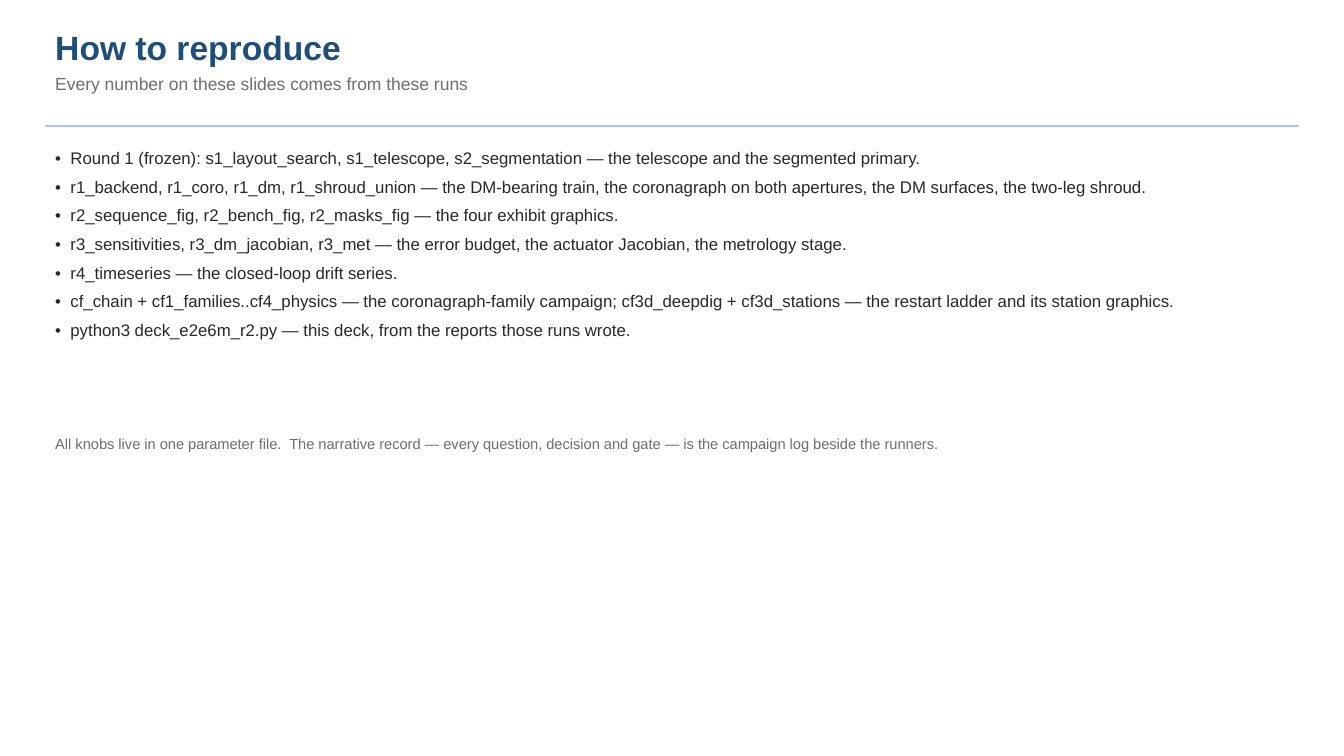
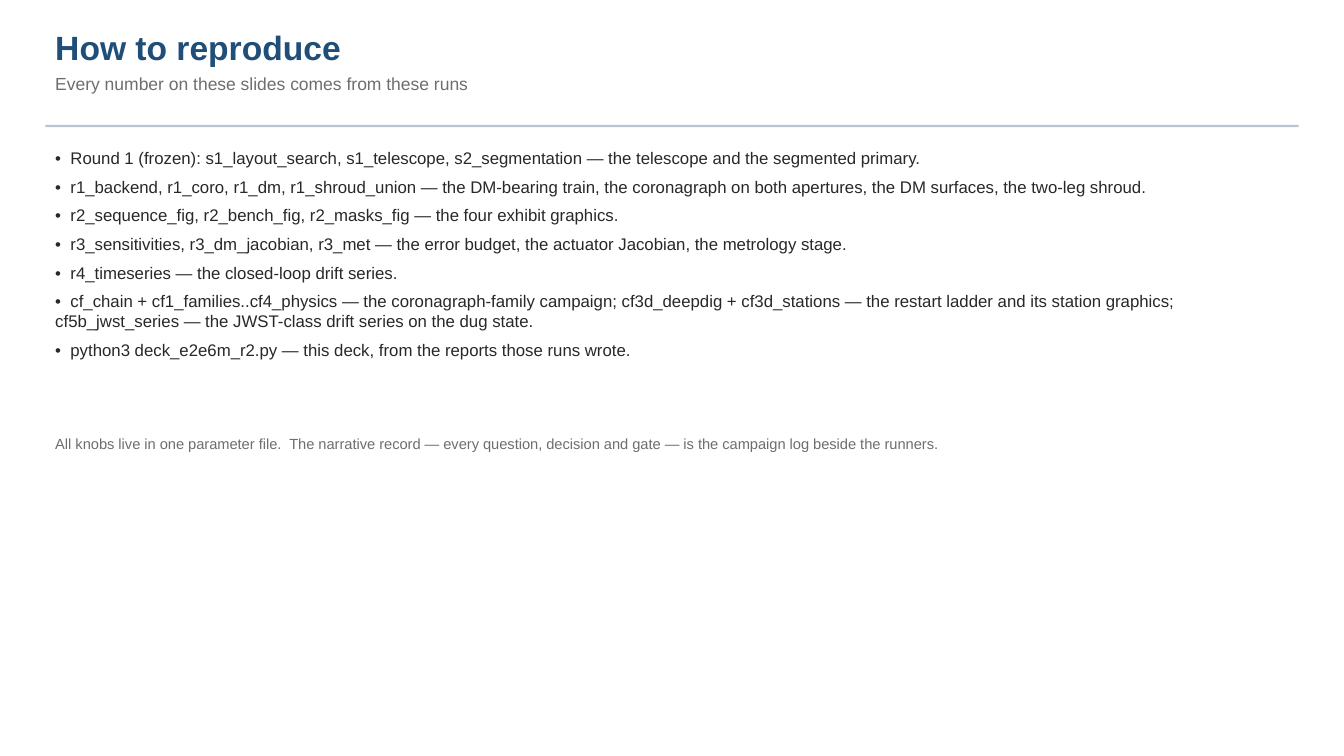
Before and after one commit to nasa-jpl/MACOS_resources, a slide deck: slide 29 of mmacos/templates/80_end_to_end/e2e6m_r2/deck_e2e6m_r2.pptx. Drawn at 1344x756 pixels with LibreOffice and Linux fonts; fonts in the diff are those of the drawing. Boxes give left, top, right and bottom in pixels: in the first picture for what was removed or moved away, otherwise in the second. Text is boxed around its words. In the diff, an @@ line names an element or a change of style, - is before the commit and + after.

```diff
--- a/mmacos/templates/80_end_to_end/e2e6m_r2/deck_e2e6m_r2.pptx
+++ b/mmacos/templates/80_end_to_end/e2e6m_r2/deck_e2e6m_r2.pptx
@@ text at [55,295,1174,331]: text changed @@
-• cf_chain + cf1_families..cf4_physics — the coronagraph-family campaign; cf3d_deepdig + cf3d_stations — the restart ladder and its station graphics.
+• cf_chain + cf1_families..cf4_physics — the coronagraph-family campaign; cf3d_deepdig + cf3d_stations — the restart ladder and its station graphics; cf5b_jwst_series — the JWST-class drift series on the dug state.
```
Also in this commit, not shown: 2 other slides changed, 9 other files.
